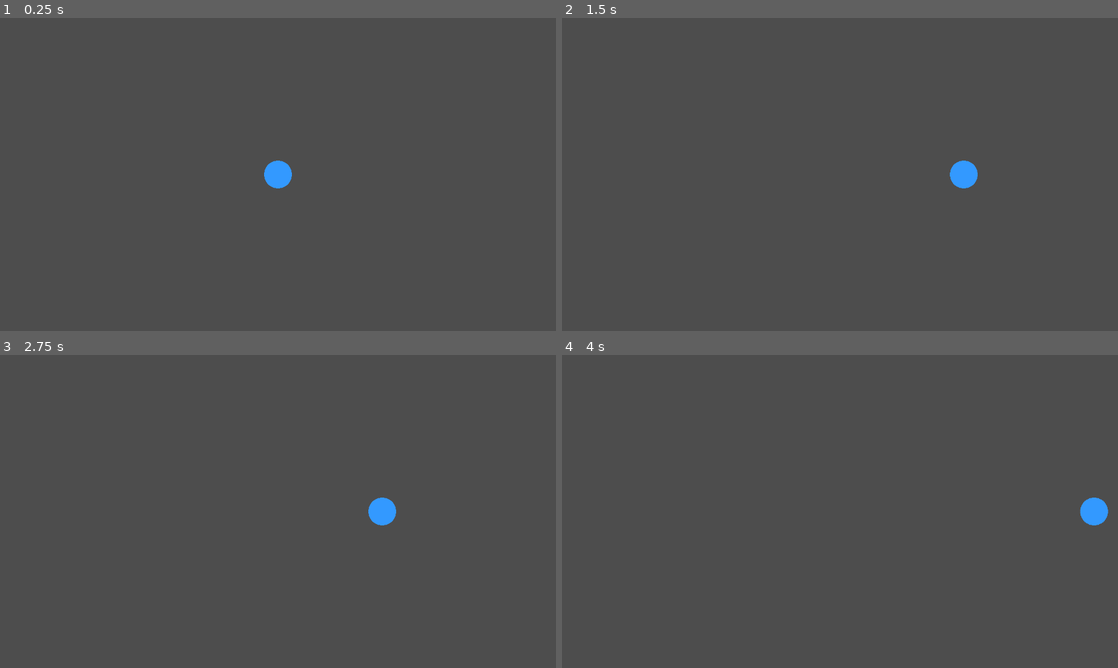
Above: before the commit, frames 1-4 (two rows, left to right).
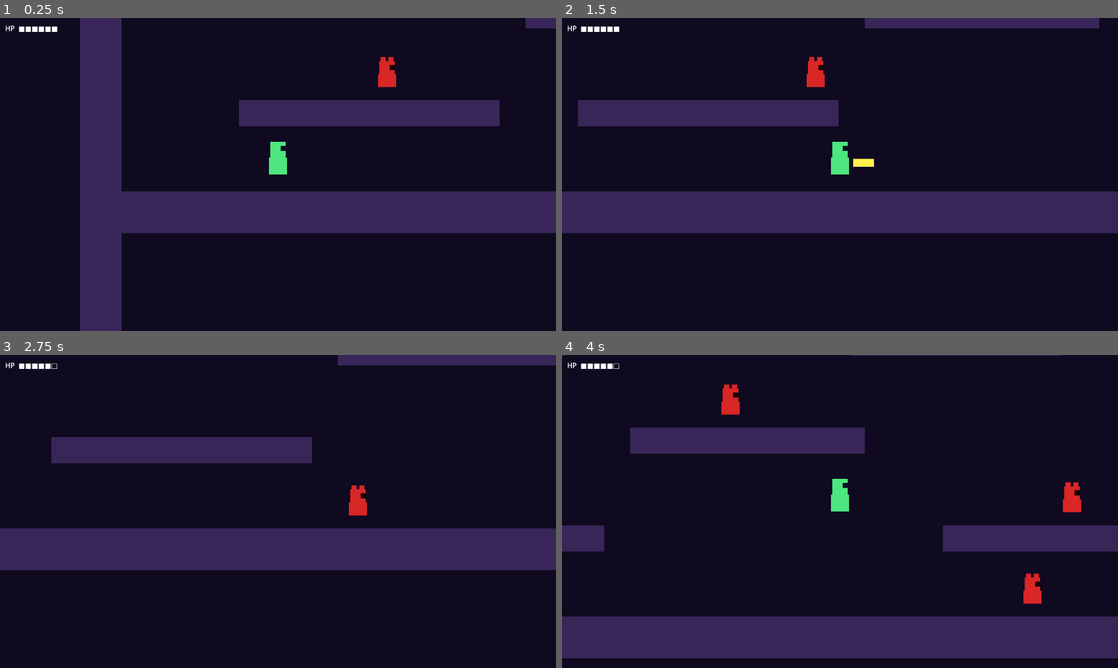
Above: after the commit, the same moments.

Repository: furgalep/one-dot-tee
Game: Godot game, scene res://scenes/main/main.tscn
Two runs of this game, one before a commit and one after it. Both use one fixed random seed, a clock stepped at 60 frames per second and the inputs below.
Inputs:
- Up to frame 1 (0.25 s): no input
- Up to frame 2 (1.5 s): tap Enter (ui_accept) at 0.5, 0.77, 1.07 s; hold Right (ui_right) from 0.53 s (still down); tap Z at 0.6 s; tap X at 0.8, 1.35 s
- Up to frame 3 (2.75 s): tap Enter (ui_accept) at 1.52, 1.82, 2.3 s; tap J at 1.55, 2.1 s; release Right (ui_right) at 2.03 s; hold Left (ui_left) from 2.03 s (still down)
- Up to frame 4 (4 s): release Left (ui_left) at 2.78 s; hold Right (ui_right) from 2.78 s (still down); tap Enter (ui_accept) at 2.85, 3.02, 3.32, 3.77 s; tap Z at 3.05, 3.6 s; tap X at 3.8 s

The runs differ from the first frame. In frame 1, 100% of the frame differs, in the area x 0-100%, y 0-100%; in frame 2, 100%; in frame 3, 100%; in frame 4, 100%.

Commit message:
Add metroidvania prototype: combat, levels, win animation, and sound hooks
- Player with melee attack, invincibility frames, health
- Patrolling enemies with knockback and defeat
- Two levels with platforms, goal orb, and difficulty scaling
- Win animation: screen flash, elastic text, particle bursts, fade transition
- Sound system: drop wav files into assets/sfx/ to enable

Co-Authored-By: Claude Sonnet 4.6 <noreply@anthropic.com>

Diff:
--- a/project.godot
+++ b/project.godot
@@ -1,16 +1,19 @@
 ; Engine configuration file.
 ; It's best edited using the editor UI and not directly,
-; but this file is generated by Godot to bootstrap project settings.
+; since the parameters that go here are not all obvious.
+;
+; Format:
+;   [section] ; section goes between []
+;   param=value ; assign values to parameters
 
 config_version=5
 
 [application]
 
 config/name="one-dot-tee"
+run/main_scene="res://scenes/main/main.tscn"
 config/features=PackedStringArray("4.6", "Forward Plus")
 config/icon="res://assets/icon.svg"
-
-run/main_scene="res://scenes/main/main.tscn"
 
 [display]
 
@@ -20,3 +23,5 @@
 [rendering]
 
 renderer/rendering_method="mobile"
+environment/defaults/default_clear_color=Color(0.06, 0.04, 0.12, 1)
+textures/canvas_textures/default_texture_filter=0
--- /dev/null
+++ b/scenes/enemy/enemy.tscn
@@ -0,0 +1,6 @@
+[gd_scene load_steps=2 format=3 uid="uid://enemy"]
+
+[ext_resource type="Script" path="res://scripts/enemy.gd" id="1"]
+
+[node name="Enemy" type="CharacterBody2D"]
+script = ExtResource("1")
--- /dev/null
+++ b/scenes/explosion/explosion.tscn
@@ -0,0 +1,6 @@
+[gd_scene load_steps=2 format=3 uid="uid://explosion"]
+
+[ext_resource type="Script" path="res://scripts/explosion.gd" id="1"]
+
+[node name="Explosion" type="Node2D"]
+script = ExtResource("1")
--- /dev/null
+++ b/scenes/goal/goal.tscn
@@ -0,0 +1,6 @@
+[gd_scene load_steps=2 format=3 uid="uid://goal"]
+
+[ext_resource type="Script" path="res://scripts/goal.gd" id="1"]
+
+[node name="Goal" type="Area2D"]
+script = ExtResource("1")
--- /dev/null
+++ b/scenes/level2/level2.tscn
@@ -0,0 +1,10 @@
+[gd_scene load_steps=3 format=3 uid="uid://level2"]
+
+[ext_resource type="PackedScene" uid="uid://player" path="res://scenes/player/player.tscn" id="1"]
+[ext_resource type="Script" path="res://scripts/level2.gd" id="2"]
+
+[node name="Main" type="Node2D"]
+script = ExtResource("2")
+
+[node name="Player" parent="." instance=ExtResource("1")]
+position = Vector2(150, 670)
--- a/scenes/main/main.tscn
+++ b/scenes/main/main.tscn
@@ -1,8 +1,17 @@
-[gd_scene load_steps=2 format=3 uid="uid://main"]
+[gd_scene load_steps=3 format=3 uid="uid://main"]
 
 [ext_resource type="PackedScene" uid="uid://player" path="res://scenes/player/player.tscn" id="1"]
+[ext_resource type="Script" path="res://scripts/main.gd" id="2"]
 
 [node name="Main" type="Node2D"]
+script = ExtResource("2")
 
 [node name="Player" parent="." instance=ExtResource("1")]
-position = Vector2(640, 360)
+position = Vector2(120, 670)
+
+[node name="HUD" type="CanvasLayer" parent="."]
+
+[node name="HealthLabel" type="Label" parent="HUD"]
+offset_left = 12.0
+offset_top = 12.0
+text = "HP  ■■■■■■"
--- a/scenes/player/player.tscn
+++ b/scenes/player/player.tscn
@@ -1,22 +1,6 @@
-[gd_scene load_steps=4 format=3 uid="uid://player"]
+[gd_scene load_steps=2 format=3 uid="uid://player"]
 
 [ext_resource type="Script" path="res://scripts/player.gd" id="1"]
 
-[sub_resource type="GDScript" id="GDScript_visual"]
-script/source = "extends Node2D
-
-func _draw() -> void:
-	draw_circle(Vector2.ZERO, 32.0, Color(0.2, 0.6, 1.0))
-"
-
-[sub_resource type="CircleShape2D" id="CircleShape2D_1"]
-radius = 32.0
-
 [node name="Player" type="CharacterBody2D"]
 script = ExtResource("1")
-
-[node name="Visual" type="Node2D" parent="."]
-script = SubResource("GDScript_visual")
-
-[node name="CollisionShape2D" type="CollisionShape2D" parent="."]
-shape = SubResource("CircleShape2D_1")
--- /dev/null
+++ b/scenes/win_anim/win_anim.tscn
@@ -0,0 +1,6 @@
+[gd_scene load_steps=2 format=3 uid="uid://winanim"]
+
+[ext_resource type="Script" path="res://scripts/win_anim.gd" id="1"]
+
+[node name="WinAnim" type="CanvasLayer"]
+script = ExtResource("1")
--- /dev/null
+++ b/scripts/enemy.gd
@@ -0,0 +1,92 @@
+extends CharacterBody2D
+
+const SPEED = 55.0
+
+var speed_mult := 1.0
+var gravity: float = ProjectSettings.get_setting("physics/2d/default_gravity")
+var facing := 1.0
+var health := 3
+var is_hurt := false
+var hurt_timer := 0.0
+var patrol_timer := 0.0
+var damage_area: Area2D
+
+func _ready() -> void:
+	add_to_group("enemies")
+	collision_layer = 4
+	collision_mask = 1
+
+	# Collision shape
+	var col = CollisionShape2D.new()
+	var rect_shape = RectangleShape2D.new()
+	rect_shape.size = Vector2(14, 20)
+	col.shape = rect_shape
+	add_child(col)
+
+	# Damage area (hurts player on contact)
+	damage_area = Area2D.new()
+	damage_area.collision_layer = 0
+	damage_area.collision_mask = 2  # player layer
+	var da_col = CollisionShape2D.new()
+	var da_rect = RectangleShape2D.new()
+	da_rect.size = Vector2(14, 20)
+	da_col.shape = da_rect
+	damage_area.add_child(da_col)
+	add_child(damage_area)
+	damage_area.body_entered.connect(_on_damage_body_entered)
+
+	patrol_timer = randf_range(1.0, 2.5)
+	velocity.x = facing * SPEED * speed_mult
+
+func _draw() -> void:
+	var col = Color(0.85, 0.15, 0.15) if not is_hurt else Color(1.0, 0.7, 0.7)
+	# Body
+	draw_rect(Rect2(-7, -10, 14, 10), col)
+	# Head
+	draw_rect(Rect2(-6, -20, 12, 12), col)
+	# Eye
+	draw_rect(Rect2(facing * 2.0, -17.0, 4, 4), Color(0.1, 0.0, 0.0))
+	# Spikes on top
+	draw_rect(Rect2(-5, -23, 4, 4), col)
+	draw_rect(Rect2(1, -23, 4, 4), col)
+
+func _physics_process(delta: float) -> void:
+	if not is_on_floor():
+		velocity.y += gravity * delta
+
+	if is_hurt:
+		hurt_timer -= delta
+		if hurt_timer <= 0.0:
+			is_hurt = false
+
+	# Patrol
+	patrol_timer -= delta
+	if patrol_timer <= 0.0 or is_on_wall():
+		facing = -facing
+		velocity.x = facing * SPEED * speed_mult
+		patrol_timer = randf_range(1.5, 3.0)
+
+	move_and_slide()
+	queue_redraw()
+
+func take_hit(knockback: Vector2) -> void:
+	health -= 1
+	velocity = knockback
+	is_hurt = true
+	hurt_timer = 0.25
+	if health <= 0:
+		_play_sfx("enemy_defeated")
+		queue_free()
+
+func _play_sfx(sfx_name: String) -> void:
+	var path := "res://assets/sfx/%s.wav" % sfx_name
+	if ResourceLoader.exists(path):
+		var p := AudioStreamPlayer.new()
+		p.stream = load(path)
+		p.autoplay = true
+		get_tree().root.add_child(p)
+		p.finished.connect(p.queue_free)
+
+func _on_damage_body_entered(body: Node2D) -> void:
+	if body.has_method("take_damage"):
+		body.take_damage(1)
--- /dev/null
+++ b/scripts/explosion.gd
@@ -0,0 +1,14 @@
+extends Node2D
+
+func _ready() -> void:
+	var tween = create_tween()
+	tween.tween_method(_set_state, 0.0, 1.0, 0.4)
+	tween.tween_callback(queue_free)
+
+func _set_state(t: float) -> void:
+	scale = Vector2.ONE * (1.0 + t * 5.0)
+	modulate.a = 1.0 - t
+	queue_redraw()
+
+func _draw() -> void:
+	draw_circle(Vector2.ZERO, 40.0, Color(1.0, 0.4, 0.1))
--- /dev/null
+++ b/scripts/goal.gd
@@ -0,0 +1,31 @@
+extends Area2D
+
+var t := 0.0
+
+func _ready() -> void:
+	collision_layer = 0
+	collision_mask = 2  # player layer
+	body_entered.connect(_on_body_entered)
+
+	var shape := CollisionShape2D.new()
+	var circle := CircleShape2D.new()
+	circle.radius = 18.0
+	shape.shape = circle
+	add_child(shape)
+
+func _process(delta: float) -> void:
+	t += delta
+	queue_redraw()
+
+func _draw() -> void:
+	var pulse := (sin(t * 3.0) + 1.0) / 2.0
+	# Outer glow
+	draw_circle(Vector2.ZERO, 16.0 + pulse * 5.0, Color(0.4, 1.0, 0.5, 0.3))
+	# Main orb
+	draw_circle(Vector2.ZERO, 14.0, Color(0.3 + pulse * 0.3, 0.95, 0.4))
+	# Core
+	draw_circle(Vector2.ZERO, 6.0, Color(0.9, 1.0, 0.8))
+
+func _on_body_entered(body: Node2D) -> void:
+	if body.is_in_group("player"):
+		get_parent().on_win()
--- /dev/null
+++ b/scripts/level2.gd
@@ -0,0 +1,127 @@
+extends Node2D
+
+const Enemy = preload("res://scenes/enemy/enemy.tscn")
+const Goal = preload("res://scenes/goal/goal.tscn")
+const WinAnim = preload("res://scenes/win_anim/win_anim.tscn")
+
+func _ready() -> void:
+	# Dark red background
+	var bg_layer := CanvasLayer.new()
+	bg_layer.layer = -1
+	var bg := ColorRect.new()
+	bg.set_anchors_preset(Control.PRESET_FULL_RECT)
+	bg.color = Color(0.1, 0.03, 0.03)
+	bg_layer.add_child(bg)
+	add_child(bg_layer)
+
+	# Floor + walls
+	_platform(640, 716, 1280, 32, Color(0.35, 0.1, 0.08))
+	_platform(-16, 400, 32, 820, Color(0.35, 0.1, 0.08))
+	_platform(1296, 400, 32, 820, Color(0.35, 0.1, 0.08))
+
+	# Platforms — tighter horizontal spacing, same ~70px vertical gap
+	# Row 1  y=640
+	_platform(150, 640, 160, 20)
+	_platform(480, 640, 140, 20)
+	_platform(800, 640, 160, 20)
+	_platform(1100, 640, 140, 20)
+	# Row 2  y=565
+	_platform(300, 565, 140, 20)
+	_platform(640, 565, 160, 20)
+	_platform(980, 565, 140, 20)
+	# Row 3  y=490
+	_platform(120, 490, 140, 20)
+	_platform(440, 490, 140, 20)
+	_platform(780, 490, 140, 20)
+	_platform(1080, 490, 140, 20)
+	# Row 4  y=415
+	_platform(270, 415, 140, 20)
+	_platform(600, 415, 140, 20)
+	_platform(930, 415, 140, 20)
+	# Row 5  y=340
+	_platform(100, 340, 140, 20)
+	_platform(420, 340, 120, 20)
+	_platform(730, 340, 140, 20)
+	_platform(1050, 340, 120, 20)
+	# Row 6  y=265
+	_platform(260, 265, 140, 20)
+	_platform(580, 265, 120, 20)
+	_platform(880, 265, 140, 20)
+	# Row 7  y=190
+	_platform(130, 190, 140, 20)
+	_platform(450, 190, 120, 20)
+	_platform(780, 190, 140, 20)
+	# Goal platform  y=115
+	_platform(640, 115, 200, 20)
+
+	# Enemies — more of them, 1.6x faster
+	_spawn_enemy(150, 600, 1.6)
+	_spawn_enemy(480, 600, 1.6)
+	_spawn_enemy(800, 600, 1.6)
+	_spawn_enemy(300, 525, 1.6)
+	_spawn_enemy(640, 525, 1.6)
+	_spawn_enemy(440, 450, 1.6)
+	_spawn_enemy(1080, 450, 1.6)
+	_spawn_enemy(600, 375, 1.6)
+	_spawn_enemy(730, 300, 1.6)
+	_spawn_enemy(580, 225, 1.6)
+	_spawn_enemy(450, 150, 1.6)
+
+	# Goal
+	var goal := Goal.instantiate()
+	goal.position = Vector2(640, 75)
+	add_child(goal)
+
+	# HUD
+	var hud := CanvasLayer.new()
+	hud.name = "HUD"
+	var hp_label := Label.new()
+	hp_label.name = "HealthLabel"
+	hp_label.position = Vector2(12, 12)
+	hp_label.text = "HP  ■■■■■■"
+	var lvl_label := Label.new()
+	lvl_label.position = Vector2(560, 12)
+	lvl_label.text = "LEVEL 2"
+	hud.add_child(hp_label)
+	hud.add_child(lvl_label)
+	add_child(hud)
+
+func _process(_delta: float) -> void:
+	var player = get_node_or_null("Player")
+	if player:
+		var hp := ""
+		for i in player.max_health:
+			hp += "■" if i < player.health else "□"
+		$HUD/HealthLabel.text = "HP  " + hp
+
+func on_win() -> void:
+	get_tree().paused = true
+	var anim := WinAnim.instantiate()
+	anim.next_level = "res://scenes/main/main.tscn"  # loop back to level 1
+	add_child(anim)
+
+func _platform(cx: float, cy: float, w: float, h: float, col := Color(0.32, 0.1, 0.08)) -> void:
+	var body := StaticBody2D.new()
+	body.position = Vector2(cx, cy)
+	body.collision_layer = 1
+	body.collision_mask = 0
+
+	var c := CollisionShape2D.new()
+	var rect := RectangleShape2D.new()
+	rect.size = Vector2(w, h)
+	c.shape = rect
+	body.add_child(c)
+
+	var vis := ColorRect.new()
+	vis.size = Vector2(w, h)
+	vis.position = Vector2(-w / 2.0, -h / 2.0)
+	vis.color = col
+	body.add_child(vis)
+
+	add_child(body)
+
+func _spawn_enemy(x: float, y: float, spd: float = 1.0) -> void:
+	var e := Enemy.instantiate()
+	e.position = Vector2(x, y)
+	e.speed_mult = spd
+	add_child(e)
--- /dev/null
+++ b/scripts/main.gd
@@ -0,0 +1,93 @@
+extends Node2D
+
+const Enemy = preload("res://scenes/enemy/enemy.tscn")
+const Goal = preload("res://scenes/goal/goal.tscn")
+const WinAnim = preload("res://scenes/win_anim/win_anim.tscn")
+
+func _ready() -> void:
+	# Floor + walls
+	_platform(640, 716, 1280, 32)
+	_platform(-16, 400, 32, 820)
+	_platform(1296, 400, 32, 820)
+
+	# Platforms — each row ~70-75px above the last (jump height ~90px)
+	# Row 1  y=640
+	_platform(190, 640, 200, 20)
+	_platform(640, 640, 180, 20)
+	_platform(1060, 640, 200, 20)
+	# Row 2  y=565
+	_platform(400, 565, 180, 20)
+	_platform(860, 565, 180, 20)
+	# Row 3  y=490
+	_platform(160, 490, 200, 20)
+	_platform(560, 490, 160, 20)
+	_platform(970, 490, 180, 20)
+	# Row 4  y=415
+	_platform(340, 415, 180, 20)
+	_platform(760, 415, 200, 20)
+	# Row 5  y=340
+	_platform(140, 340, 180, 20)
+	_platform(530, 340, 160, 20)
+	_platform(920, 340, 180, 20)
+	# Row 6  y=265
+	_platform(330, 265, 180, 20)
+	_platform(760, 265, 180, 20)
+	# Row 7  y=190
+	_platform(500, 190, 200, 20)
+	_platform(900, 190, 160, 20)
+	# Goal platform  y=115
+	_platform(640, 115, 220, 20)
+
+	# Enemies
+	_spawn_enemy(190, 600)
+	_spawn_enemy(640, 600)
+	_spawn_enemy(400, 525)
+	_spawn_enemy(560, 450)
+	_spawn_enemy(760, 375)
+	_spawn_enemy(530, 300)
+	_spawn_enemy(900, 300)
+	_spawn_enemy(500, 150)
+
+	# Goal orb at the top
+	var goal := Goal.instantiate()
+	goal.position = Vector2(640, 75)
+	add_child(goal)
+
+func _process(_delta: float) -> void:
+	var player = get_node_or_null("Player")
+	if player:
+		var hp := ""
+		for i in player.max_health:
+			hp += "■" if i < player.health else "□"
+		$HUD/HealthLabel.text = "HP  " + hp
+
+func on_win() -> void:
+	get_tree().paused = true
+	var anim := WinAnim.instantiate()
+	anim.next_level = "res://scenes/level2/level2.tscn"
+	add_child(anim)
+
+func _platform(cx: float, cy: float, w: float, h: float) -> void:
+	var body := StaticBody2D.new()
+	body.position = Vector2(cx, cy)
+	body.collision_layer = 1
+	body.collision_mask = 0
+
+	var col := CollisionShape2D.new()
+	var rect := RectangleShape2D.new()
+	rect.size = Vector2(w, h)
+	col.shape = rect
+	body.add_child(col)
+
+	var vis := ColorRect.new()
+	vis.size = Vector2(w, h)
+	vis.position = Vector2(-w / 2.0, -h / 2.0)
+	vis.color = Color(0.22, 0.15, 0.35)
+	body.add_child(vis)
+
+	add_child(body)
+
+func _spawn_enemy(x: float, y: float) -> void:
+	var e := Enemy.instantiate()
+	e.position = Vector2(x, y)
+	add_child(e)
--- /dev/null
+++ b/scripts/particles_node.gd
@@ -0,0 +1,22 @@
+extends Node2D
+
+var particles: Array = []
+
+func update(delta: float) -> void:
+	if particles.is_empty():
+		return
+	var alive := []
+	for p in particles:
+		p.life -= delta / p.max_life
+		p.pos += p.vel * delta
+		p.vel *= 0.93
+		if p.life > 0.0:
+			alive.append(p)
+	particles = alive
+	queue_redraw()
+
+func _draw() -> void:
+	for p in particles:
+		var c: Color = p.col
+		c.a = p.life
+		draw_circle(p.pos, p.size * p.life, c)
--- a/scripts/player.gd
+++ b/scripts/player.gd
@@ -1,19 +1,150 @@
 extends CharacterBody2D
 
-const SPEED = 300.0
+const SPEED = 180.0
+const JUMP_VELOCITY = -420.0
+const ATTACK_DURATION = 0.18
+const INVINCIBLE_DURATION = 0.8
 
-func _physics_process(_delta: float) -> void:
-	# Arrow keys + gamepad (left stick + d-pad)
-	var dir = Input.get_vector("ui_left", "ui_right", "ui_up", "ui_down")
+var gravity: float = ProjectSettings.get_setting("physics/2d/default_gravity")
+var facing := 1.0
+var health := 6
+var max_health := 6
+var is_attacking := false
+var attack_timer := 0.0
+var is_invincible := false
+var invincible_timer := 0.0
+var flash := false
+var attack_hitbox: Area2D
 
-	# WASD
-	if Input.is_physical_key_pressed(KEY_A): dir.x -= 1.0
-	if Input.is_physical_key_pressed(KEY_D): dir.x += 1.0
-	if Input.is_physical_key_pressed(KEY_W): dir.y -= 1.0
-	if Input.is_physical_key_pressed(KEY_S): dir.y += 1.0
+var _sfx: Dictionary = {}
 
-	if dir.length() > 0:
-		dir = dir.normalized()
+func _ready() -> void:
+	add_to_group("player")
+	collision_layer = 2
+	collision_mask = 1
 
-	velocity = dir * SPEED
+	# Sound players — drop .wav/.ogg files into res://assets/sfx/ to enable
+	for snd in ["jump", "attack", "hit"]:
+		var p := AudioStreamPlayer.new()
+		p.name = snd
+		add_child(p)
+		_sfx[snd] = p
+		var path := "res://assets/sfx/%s.wav" % snd
+		if ResourceLoader.exists(path):
+			p.stream = load(path)
+
+	# Collision shape
+	var col = CollisionShape2D.new()
+	var rect_shape = RectangleShape2D.new()
+	rect_shape.size = Vector2(14, 26)
+	col.shape = rect_shape
+	add_child(col)
+
+	# Attack hitbox
+	attack_hitbox = Area2D.new()
+	attack_hitbox.collision_layer = 0
+	attack_hitbox.collision_mask = 4  # enemy layer
+	attack_hitbox.monitoring = false
+	var hb_col = CollisionShape2D.new()
+	var hb_rect = RectangleShape2D.new()
+	hb_rect.size = Vector2(26, 20)
+	hb_col.shape = hb_rect
+	attack_hitbox.add_child(hb_col)
+	add_child(attack_hitbox)
+	attack_hitbox.body_entered.connect(_on_attack_body_entered)
+
+	# Camera
+	var cam = Camera2D.new()
+	cam.zoom = Vector2(3.0, 3.0)
+	add_child(cam)
+
+func _draw() -> void:
+	if flash:
+		return
+	var col = Color(0.3, 0.9, 0.5)
+	# Body
+	draw_rect(Rect2(-7, -13, 14, 13), col)
+	# Head
+	draw_rect(Rect2(-6, -25, 12, 14), col)
+	# Eye
+	draw_rect(Rect2(facing * 2.0, -22.0, 4, 4), Color(0.05, 0.05, 0.15))
+	# Sword flash on attack
+	if is_attacking:
+		draw_rect(Rect2(facing * 10.0, -12.0, facing * 16.0, 6.0), Color(1.0, 0.95, 0.3))
+
+func _physics_process(delta: float) -> void:
+	if not is_on_floor():
+		velocity.y += gravity * delta
+
+	# Attack timer
+	if is_attacking:
+		attack_timer -= delta
+		if attack_timer <= 0.0:
+			is_attacking = false
+			attack_hitbox.monitoring = false
+
+	# Invincibility flash
+	if is_invincible:
+		invincible_timer -= delta
+		flash = int(invincible_timer * 10) % 2 == 0
+		if invincible_timer <= 0.0:
+			is_invincible = false
+			flash = false
+
+	# Horizontal movement
+	var dir := Input.get_axis("ui_left", "ui_right")
+	if Input.is_physical_key_pressed(KEY_A): dir -= 1.0
+	if Input.is_physical_key_pressed(KEY_D): dir += 1.0
+	dir = clamp(dir, -1.0, 1.0)
+
+	if dir != 0.0:
+		facing = 1.0 if dir > 0 else -1.0
+		attack_hitbox.position.x = facing * 20.0
+
+	velocity.x = dir * SPEED
+
+	# Jump
+	if Input.is_action_just_pressed("ui_accept") and is_on_floor():
+		velocity.y = JUMP_VELOCITY
+		_play_sfx("jump")
+
 	move_and_slide()
+	queue_redraw()
+
+func _input(event: InputEvent) -> void:
+	if is_attacking:
+		return
+	var pressed := false
+	if event is InputEventKey and not event.echo and event.pressed:
+		pressed = event.physical_keycode in [KEY_Z, KEY_X, KEY_J]
+	if event is InputEventJoypadButton and event.pressed:
+		pressed = event.button_index in [JOY_BUTTON_X, JOY_BUTTON_B]
+	if pressed:
+		_start_attack()
+
+func _start_attack() -> void:
+	is_attacking = true
+	attack_timer = ATTACK_DURATION
+	attack_hitbox.position.x = facing * 20.0
+	attack_hitbox.monitoring = true
+	_play_sfx("attack")
+
+func take_damage(amount: int) -> void:
+	if is_invincible:
+		return
+	health -= amount
+	_play_sfx("hit")
+	is_invincible = true
+	invincible_timer = INVINCIBLE_DURATION
+	flash = true
+	if health <= 0:
+		get_tree().reload_current_scene()
+
+func _on_attack_body_entered(body: Node2D) -> void:
+	if body.has_method("take_hit"):
+		body.take_hit(Vector2(facing * 300.0, -150.0))
+
+func _play_sfx(name: String) -> void:
+	var p: AudioStreamPlayer = _sfx.get(name)
+	if p and p.stream:
+		p.play()
--- /dev/null
+++ b/scripts/win_anim.gd
@@ -0,0 +1,99 @@
+extends CanvasLayer
+
+const ParticlesNode = preload("res://scripts/particles_node.gd")
+
+var next_level := "res://scenes/level2/level2.tscn"
+var _pnode: Node2D
+
+func _ready() -> void:
+	layer = 10
+	process_mode = PROCESS_MODE_ALWAYS
+	_pnode = ParticlesNode.new()
+	_pnode.process_mode = PROCESS_MODE_ALWAYS
+	add_child(_pnode)
+	_play()
+
+func _process(delta: float) -> void:
+	_pnode.update(delta)
+
+func _play() -> void:
+	# Win sound
+	var win_path := "res://assets/sfx/win.wav"
+	if ResourceLoader.exists(win_path):
+		var p := AudioStreamPlayer.new()
+		p.stream = load(win_path)
+		p.process_mode = PROCESS_MODE_ALWAYS
+		add_child(p)
+		p.play()
+
+	# Flash
+	var flash := ColorRect.new()
+	flash.set_anchors_preset(Control.PRESET_FULL_RECT)
+	flash.color = Color(1.0, 0.95, 0.3, 0.95)
+	flash.process_mode = PROCESS_MODE_ALWAYS
+	add_child(flash)
+	var ft := create_tween().set_pause_mode(Tween.TWEEN_PAUSE_PROCESS)
+	ft.tween_property(flash, "color:a", 0.0, 0.5)
+	ft.tween_callback(flash.queue_free)
+
+	# YOU WIN label
+	var label := Label.new()
+	label.text = "YOU WIN!"
+	label.add_theme_font_size_override("font_size", 80)
+	label.horizontal_alignment = HORIZONTAL_ALIGNMENT_CENTER
+	label.position = Vector2(640, 310)
+	label.pivot_offset = Vector2(0, 40)
+	label.scale = Vector2.ZERO
+	label.process_mode = PROCESS_MODE_ALWAYS
+	add_child(label)
+	# Centre horizontally after adding (size is now known next frame, approximate here)
+	label.position.x = 640 - 320
+
+	var lt := create_tween().set_pause_mode(Tween.TWEEN_PAUSE_PROCESS)
+	lt.set_ease(Tween.EASE_OUT)
+	lt.set_trans(Tween.TRANS_ELASTIC)
+	lt.tween_property(label, "scale", Vector2.ONE, 1.0)
+
+	# Gold colour pulse
+	var ct := create_tween().set_loops().set_pause_mode(Tween.TWEEN_PAUSE_PROCESS)
+	ct.tween_property(label, "modulate", Color(1.0, 0.85, 0.1), 0.4)
+	ct.tween_property(label, "modulate", Color(1.0, 1.0, 1.0), 0.4)
+
+	# Particle bursts in waves
+	_burst(35)
+	await _wait(0.35)
+	_burst(25)
+	await _wait(0.35)
+	_burst(25)
+	await _wait(0.35)
+	_burst(20)
+
+	# Fade to black then load next level
+	await _wait(0.9)
+	var fade := ColorRect.new()
+	fade.set_anchors_preset(Control.PRESET_FULL_RECT)
+	fade.color = Color(0.0, 0.0, 0.0, 0.0)
+	fade.process_mode = PROCESS_MODE_ALWAYS
+	add_child(fade)
+	var fade_t := create_tween().set_pause_mode(Tween.TWEEN_PAUSE_PROCESS)
+	fade_t.tween_property(fade, "color:a", 1.0, 0.5)
+	await _wait(0.55)
+	get_tree().paused = false
+	get_tree().change_scene_to_file(next_level)
+
+func _burst(count: int) -> void:
+	var center := Vector2(640, 330)
+	for i in count:
+		var angle := randf() * TAU
+		var speed := randf_range(60.0, 380.0)
+		_pnode.particles.append({
+			"pos": center + Vector2(randf_range(-30, 30), randf_range(-30, 30)),
+			"vel": Vector2(cos(angle), sin(angle)) * speed,
+			"col": Color(randf(), randf_range(0.4, 1.0), randf_range(0.1, 1.0)),
+			"size": randf_range(5.0, 16.0),
+			"life": 1.0,
+			"max_life": randf_range(0.7, 1.8),
+		})
+
+func _wait(t: float) -> Signal:
+	return get_tree().create_timer(t, false, false, true).timeout
Not shown, added: assets/icon.svg.import
Not shown, added: scripts/enemy.gd.uid
Not shown, added: scripts/explosion.gd.uid
Not shown, added: scripts/goal.gd.uid
Not shown, added: scripts/level2.gd.uid
Not shown, added: scripts/main.gd.uid
Not shown, added: scripts/particles_node.gd.uid
Not shown, added: scripts/player.gd.uid
Not shown, added: scripts/win_anim.gd.uid
Not shown, added: assets/sfx/.keep
